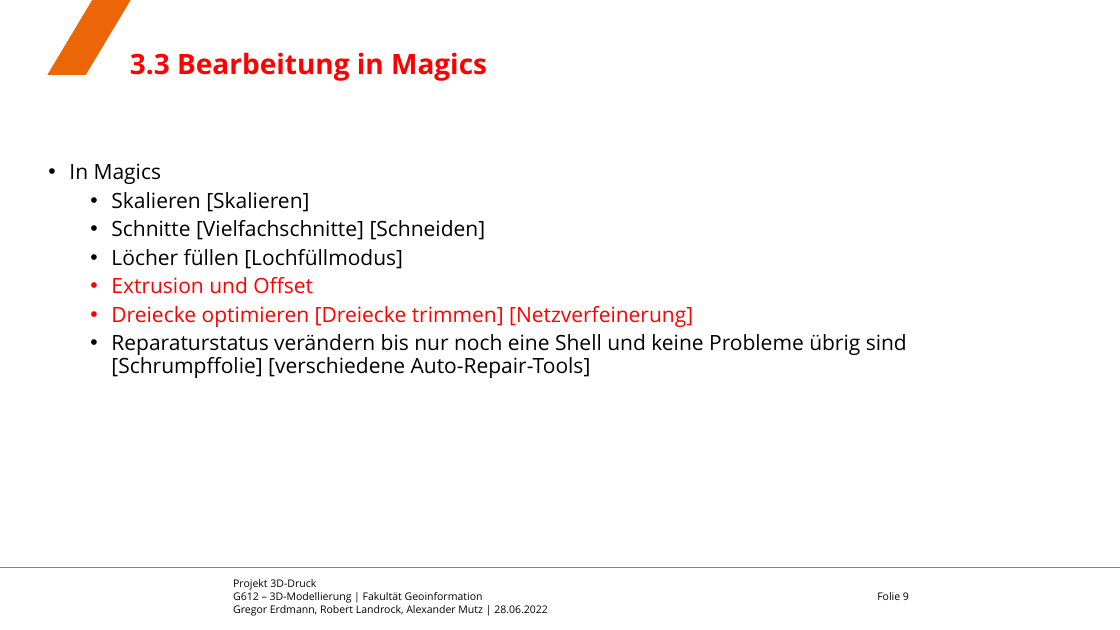
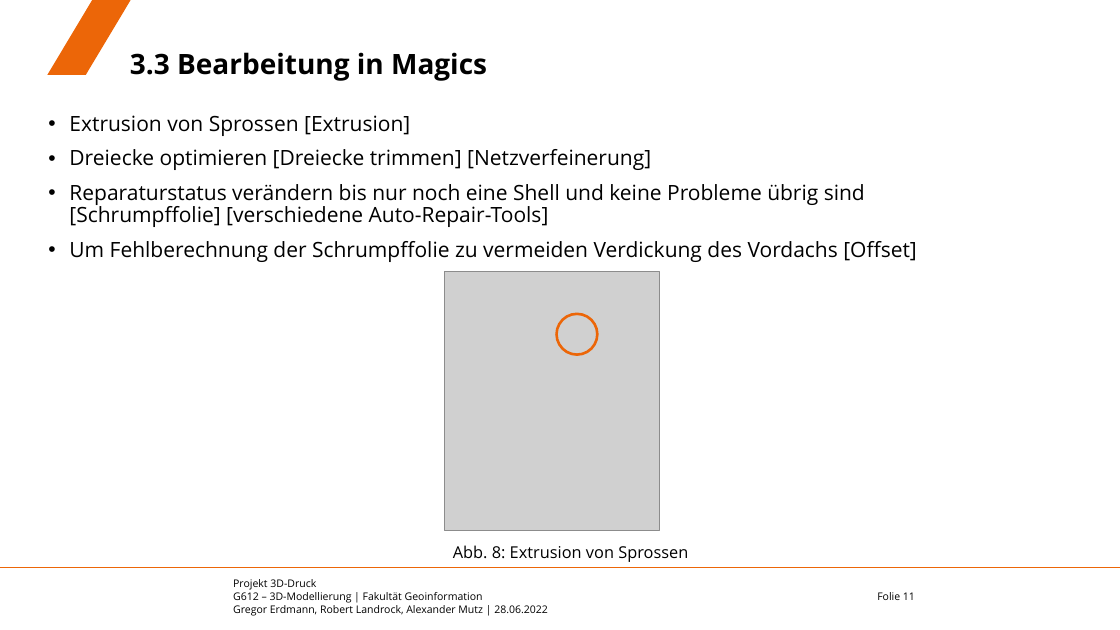
Before and after one commit to eamutz/LGS_print, a slide deck: slide 11 of Endvortrag.pptx (slide 9 before the commit). Drawn at 1120x630 pixels with LibreOffice and Linux fonts; fonts in the diff are those of the drawing; grey boxes stand for pictures; background and template pictures are left out. Boxes give left, top, right and bottom in pixels: in the first picture for what was removed or moved away, otherwise in the second. Text is boxed around its words. In the diff, an @@ line names an element or a change of style, - is before the commit and + after.

```diff
--- a/Endvortrag.pptx
+++ b/Endvortrag.pptx
@@ title "3.3 Bearbeitung in Magics" at box(130, 52, 487, 81): text colour #FF0000 to #000000 @@
@@ text "Extrusion von Sprossen [Extrusion]": place and size @@
-text "Extrusion von Sprossen [Extrusion]" at box(69, 163, 907, 378)
+text "Extrusion von Sprossen [Extrusion]" at box(69, 115, 917, 262)
@@ text at box(69, 115, 410, 136): text changed @@
-• In Magics
-  • Skalieren [Skalieren]
-  • Schnitte [Vielfachschnitte] [Schneiden]
-  • Löcher füllen [Lochfüllmodus]
-  • Extrusion und Offset
+• Extrusion von Sprossen [Extrusion]
@@ text at box(69, 149, 865, 227): text colour #FF0000 to #000000 in "Dreiecke optimieren [Dreiecke trimmen] [Netzverfeinerung]"; list level 2 to 1 in "Dreiecke optimieren [Dreiecke trimmen] [Netzverfeinerung]"; list level 2 to 1 in "Reparaturstatus verändern bis nur noch ..." @@
@@ text at box(69, 241, 917, 262): paragraph added @@
+• Um Fehlberechnung der Schrumpffolie zu vermeiden Verdickung des Vordachs [Offset]
@@ picture added at box(444, 271, 659, 531) @@
@@ ellipse added at box(557, 314, 598, 355), outline #EC6608 2.25 pt @@
@@ text added at box(453, 545, 688, 562), 14 pt, text #000000 @@
+Abb. 8: Extrusion von Sprossen
@@ page number at box(877, 592, 915, 600): text changed @@
-Folie 9
+Folie 11
```
Also in this commit, not shown: 7 other slides changed, 9 slides added, 2 slides removed.
